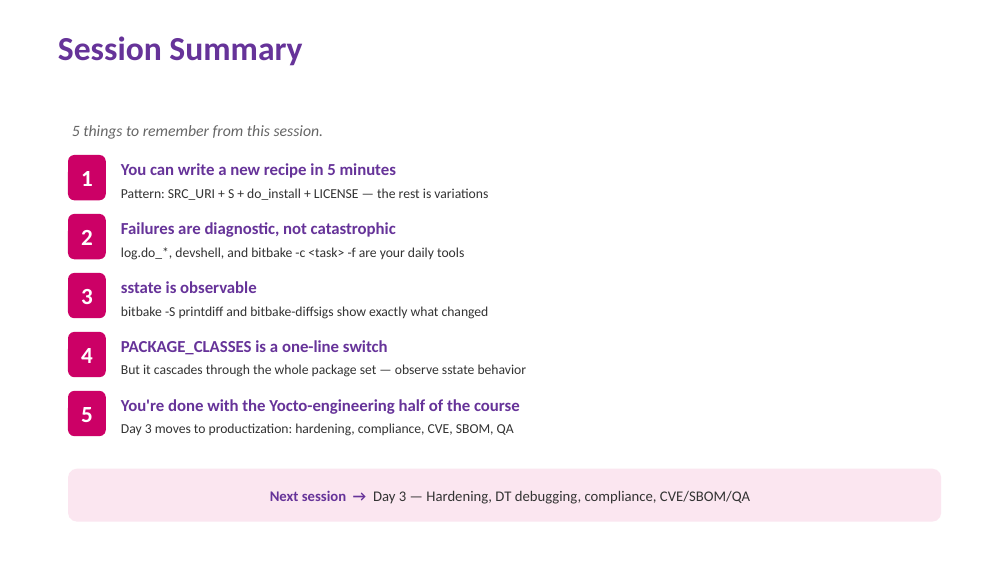
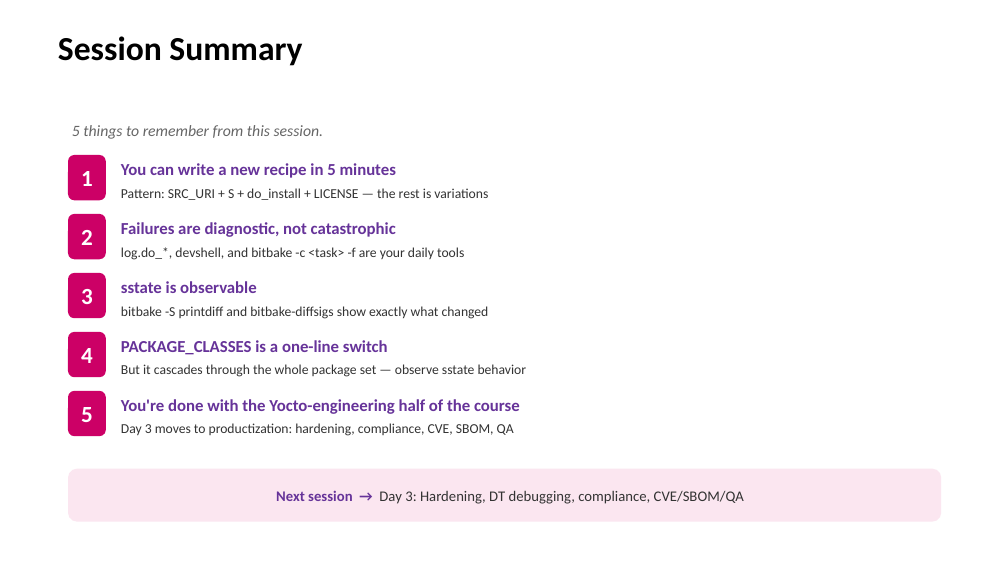
Before and after one commit to EmertxeInfoTech/Allegion-Training-Materials, a slide deck: slide 7 of yocto_training_all_session_decks/session_decks/D2S7_HandsOn.pptx. Drawn at 1008x567 pixels with LibreOffice and Linux fonts; fonts in the diff are those of the drawing; background and template pictures are left out. Boxes give left, top, right and bottom in pixels: in the first picture for what was removed or moved away, otherwise in the second. Text is boxed around its words. In the diff, an @@ line names an element or a change of style, - is before the commit and + after.

Commit message:
Added day 2 study materials
Kernel hardening, device tree, cvc, sbom etc

```diff
--- a/yocto_training_all_session_decks/session_decks/D2S7_HandsOn.pptx
+++ b/yocto_training_all_session_decks/session_decks/D2S7_HandsOn.pptx
@@ title "Session Summary" at [58,36,302,66]: text colour #663399 to #000000 @@
@@ text in rounded rectangle at [276,490,744,504]: text changed @@
-Next session → Day 3 — Hardening, DT debugging, compliance, CVE/SBOM/QA
+Next session → Day 3: Hardening, DT debugging, compliance, CVE/SBOM/QA
```
Also in this commit, not shown: 6 other slides changed, 18 other files.
